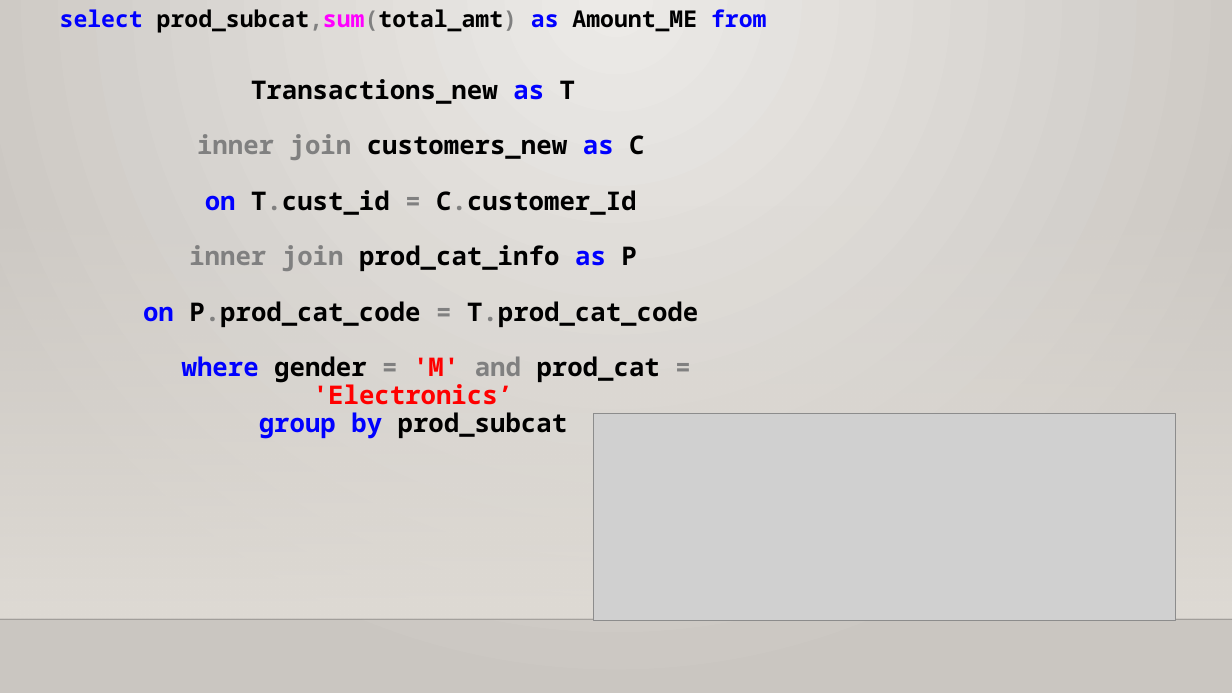
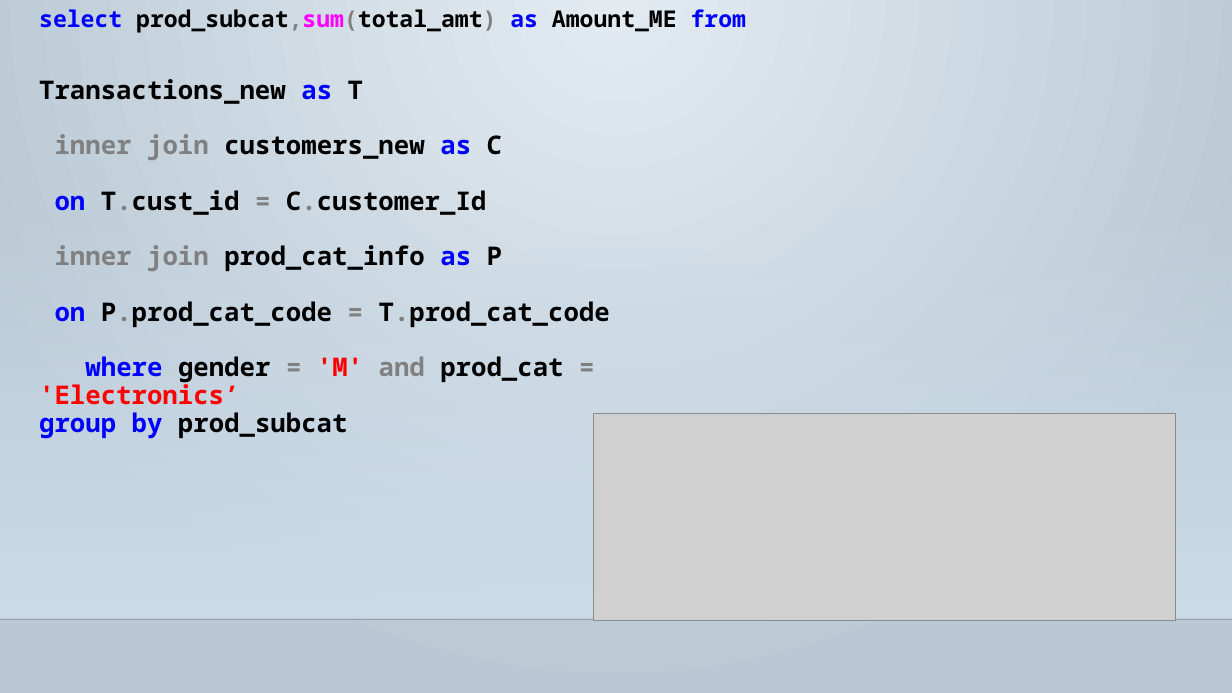
Before and after one commit to GayaGopan/E-COMMERCE-RETAIL-DATA-ANALYSIS, a slide deck: slide 13 of E-COMMERCE-RETAIL-DATA-ANALYSIS_PPT.pptx. Drawn at 1232x693 pixels with LibreOffice and Linux fonts; fonts in the diff are those of the drawing; grey boxes stand for pictures; background and template pictures are left out. Boxes give left, top, right and bottom in pixels: in the first picture for what was removed or moved away, otherwise in the second. Text is boxed around its words. In the diff, an @@ line names an element or a change of style, - is before the commit and + after.

```diff
--- a/E-COMMERCE-RETAIL-DATA-ANALYSIS_PPT.pptx
+++ b/E-COMMERCE-RETAIL-DATA-ANALYSIS_PPT.pptx
@@ background gradient #ECEAE7 to #CAC7C1 to gradient #E4ECF1 to #B9C9D4 @@
@@ title "select prod_subcat,sum(total_amt) as Amount_ME from ..." at [39,9,746,439]: alignment centre to left @@
@@ rectangle at [0,204,1232,619]: fill gradient #DFDBD5 to gradient #CCDDEA @@
```
Also in this commit, not shown: 22 other slides changed, 1 slide removed.
